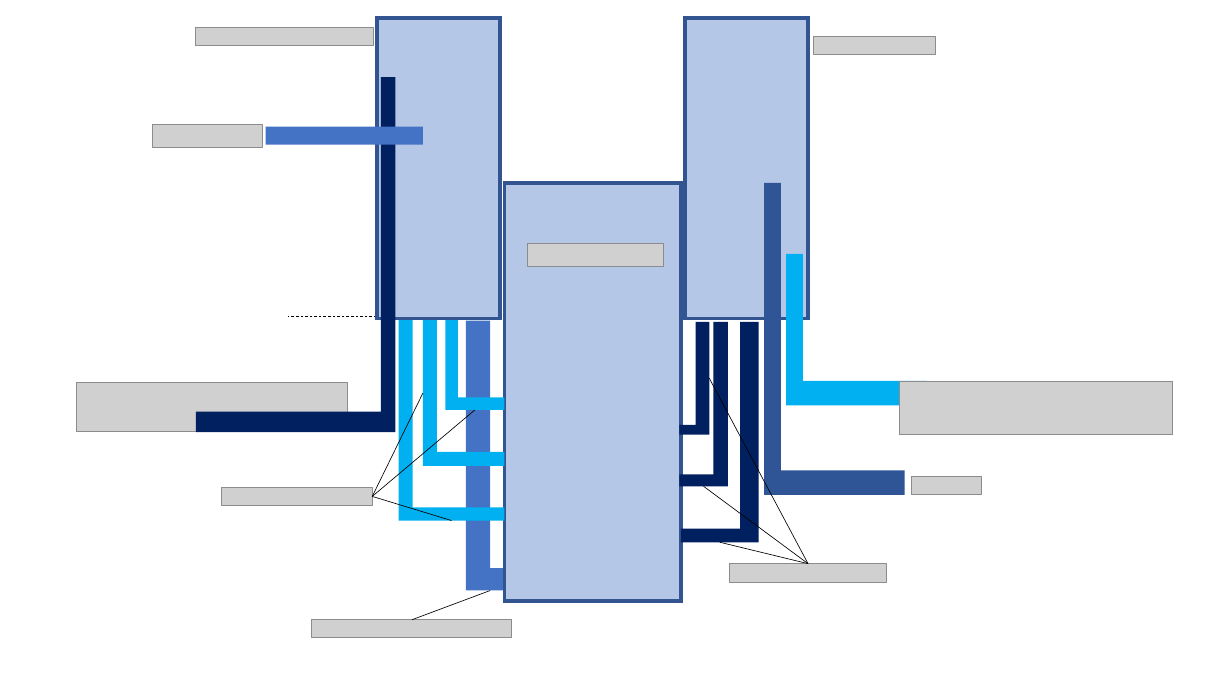
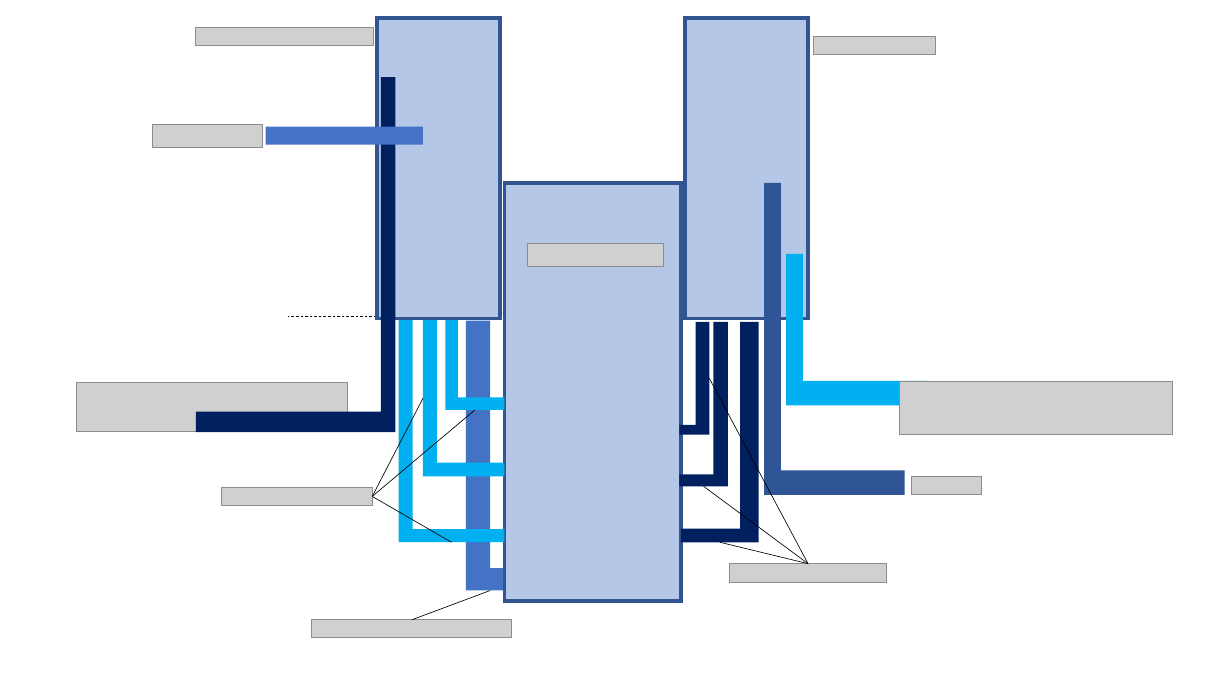
Before and after one commit to AguaClara/Textbook, a slide deck: slide 19 of ClareDiagrams.pptx. Drawn at 1232x693 pixels with LibreOffice and Linux fonts; fonts in the diff are those of the drawing; grey boxes stand for pictures. Boxes give left, top, right and bottom in pixels: in the first picture for what was removed or moved away, otherwise in the second. Text is boxed around its words. In the diff, an @@ line names an element or a change of style, - is before the commit and + after.

```diff
--- a/ClareDiagrams.pptx
+++ b/ClareDiagrams.pptx
@@ corner: place and size @@
-corner at [398, 321, 505, 521]
+corner at [398, 320, 504, 542]
@@ corner: place and size @@
-corner at [423, 320, 505, 466]
+corner at [423, 320, 504, 476]
@@ line moved from (372, 496) - (423, 393) to (372, 496) - (423, 398) @@
@@ line moved from (372, 496) - (452, 520) to (372, 496) - (452, 543) @@
```
Also in this commit, not shown: 1 other slide changed, 1 slide added, 1 slide removed, 3 other files.
